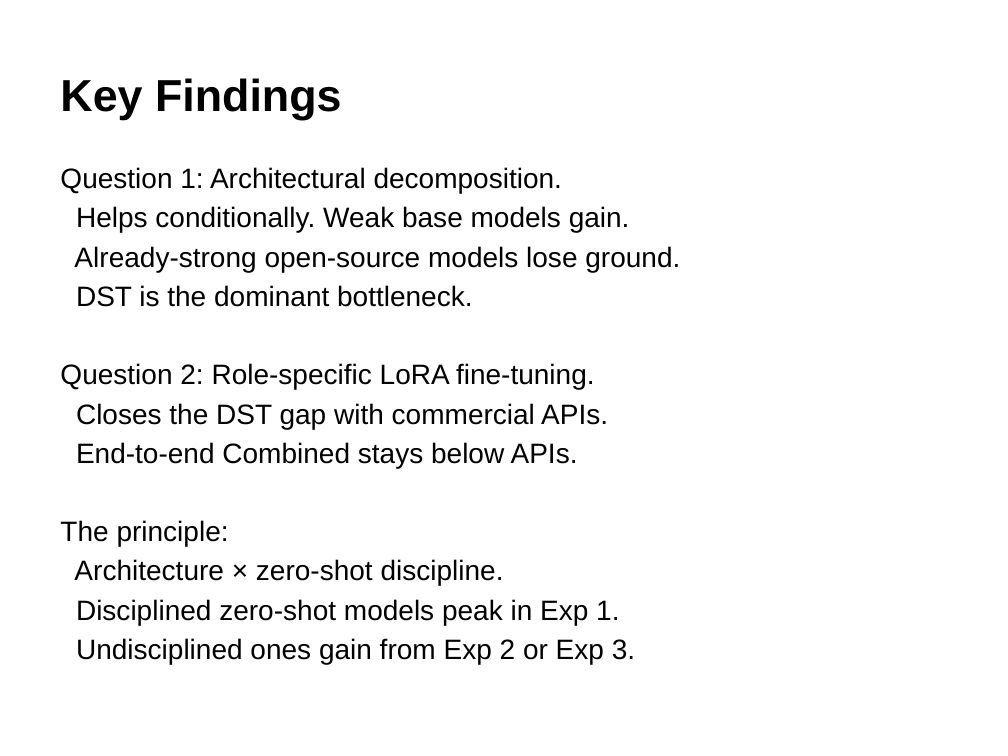
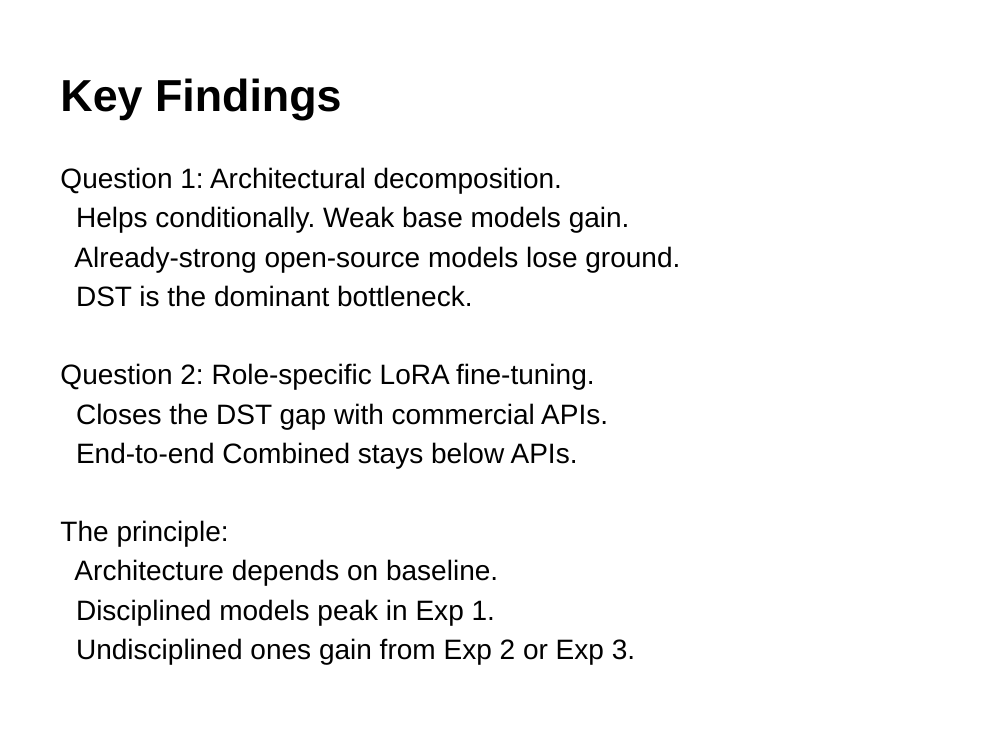
Before and after one commit to GiX007/mlp4cs, a slide deck: slide 16 of docs/presentation.pptx. Drawn at 1008x756 pixels with LibreOffice and Linux fonts; fonts in the diff are those of the drawing. Boxes give left, top, right and bottom in pixels: in the first picture for what was removed or moved away, otherwise in the second. Text is boxed around its words. In the diff, an @@ line names an element or a change of style, - is before the commit and + after.

```diff
--- a/docs/presentation.pptx
+++ b/docs/presentation.pptx
@@ text at [74, 559, 498, 625]: text changed @@
-Architecture × zero-shot discipline.
-Disciplined zero-shot models peak in Exp 1.
+Architecture depends on baseline.
+Disciplined models peak in Exp 1.
```
Also in this commit, not shown: 9 other slides changed, 2 other files.
